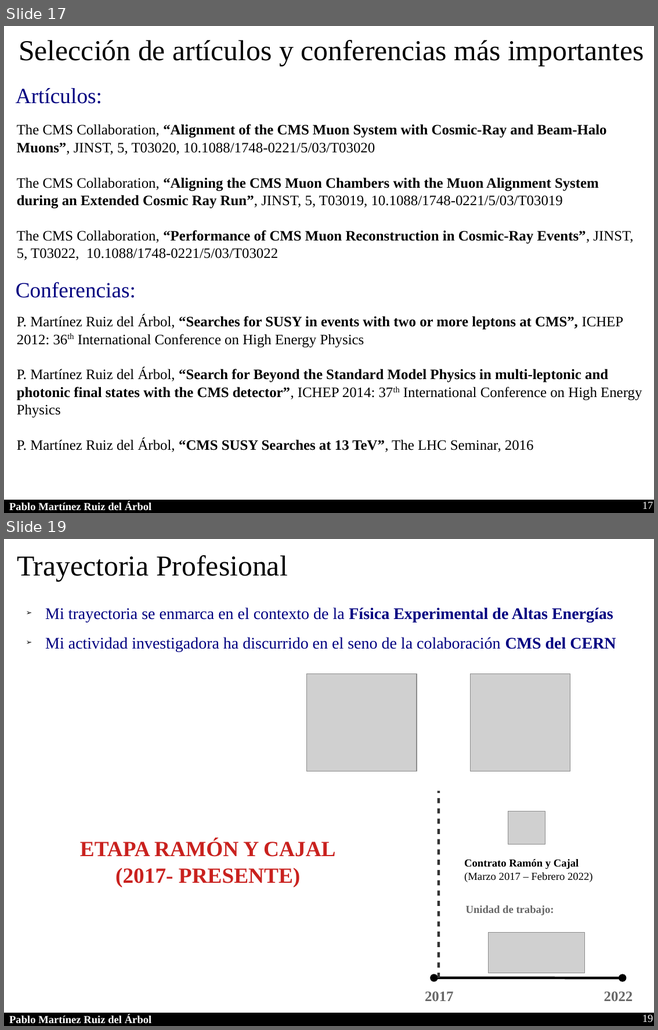
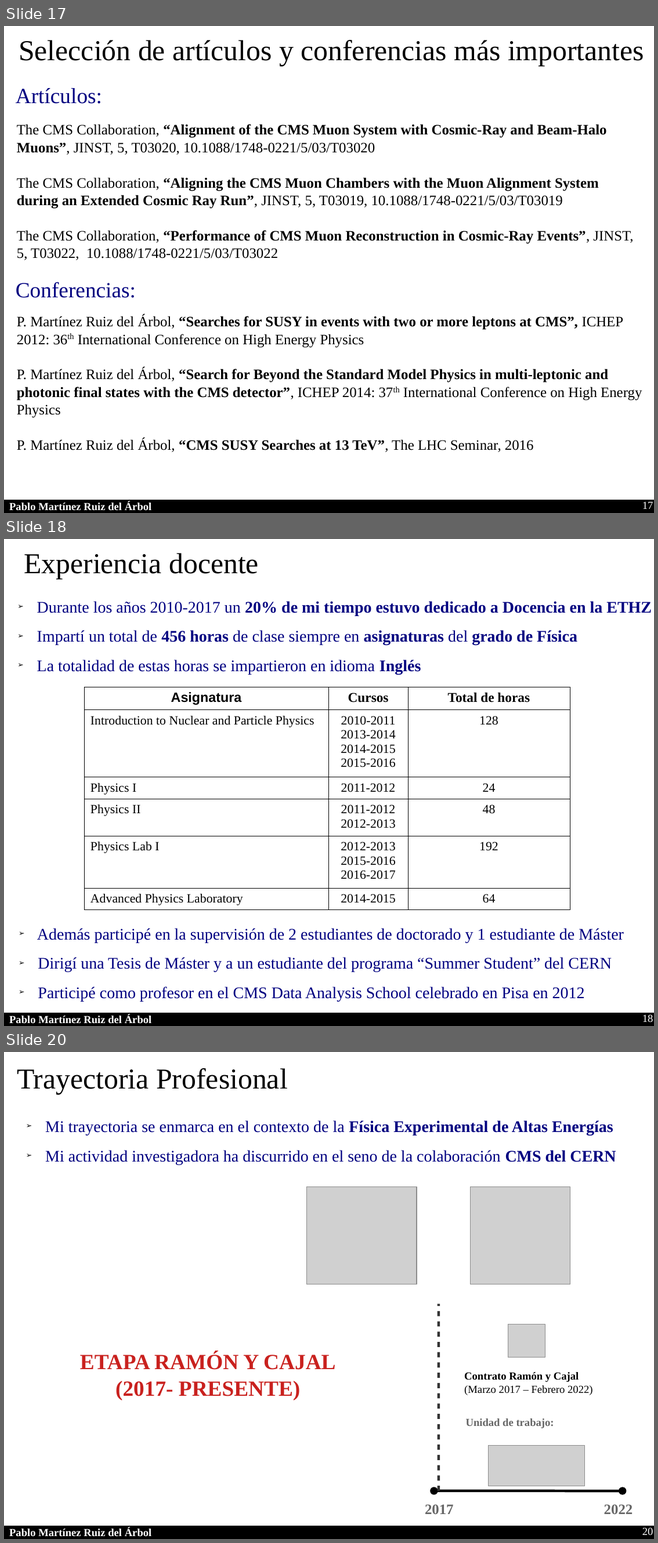
Before and after one commit to parbol/Plaza, a slide deck: Presentacion/Presentacion.odp. Shown one above the other, each under a label of ours: slides 17 and 19 before the commit, slides 17, 18 and 20 after it; the slides between them are not shown. The pictures are 658x1030 and 658x1543 pixels, drawn with LibreOffice and Linux fonts; fonts in the diff are those of the drawing; grey boxes stand for pictures. Boxes give left, top, right and bottom in pixels: in the first picture for what was removed or moved away, otherwise in the second. Text is boxed around its words. In the diff, an @@ line names an element or a change of style, - is before the commit and + after.

```diff
--- a/Presentacion/Presentacion.odp
+++ b/Presentacion/Presentacion.odp
@@ slide 18 added at [4, 539, 654, 1026], background #FFFFFF; not listed: 2 template elements that a slide beside it also shows @@
@@ text added at [24, 553, 259, 579], 32 pt, text #000000 @@
+Experiencia docente
@@ text added at [37, 601, 651, 674], 18 pt, text #000080 @@
+➢ Durante los años 2010-2017 un 20% de mi tiempo estuvo dedicado a Docencia en la ETHZ
+➢ Impartí un total de 456 horas de clase siempre en asignaturas del grado de Física
+➢ La totalidad de estas horas se impartieron en idioma Inglés
@@ table added at [84, 687, 569, 911], 6 rows, 3 columns @@
+Asignatura | Cursos | Total de horas
+Introduction to Nuclear and Particle Physics | 2010-2011 / 2013-2014 / 2014-2015 / 2015-2016 | 128
+Physics I | 2011-2012 | 24
+Physics II | 2011-2012 / 2012-2013 | 48
+Physics Lab I | 2012-2013 / 2015-2016 / 2016-2017 | 192
+Advanced Physics Laboratory | 2014-2015 | 64
@@ text added at [37, 928, 623, 1001], 18 pt, text #000080 @@
+➢ Además participé en la supervisión de 2 estudiantes de doctorado y 1 estudiante de Máster
+➢ Dirigí una Tesis de Máster y a un estudiante del programa “Summer Student” del CERN
+➢ Participé como profesor en el CMS Data Analysis School celebrado en Pisa en 2012
@@ page number added at [642, 1015, 653, 1023], 12 pt, text #FFFFFF @@
+18
@@ what was slide 19 is now slide 20 @@
@@ page number at [642, 1528, 653, 1535]: text changed @@
-19
+20
```
Also in this commit, not shown: 2 slides changed, 2 other slides added, 1 slide removed.
